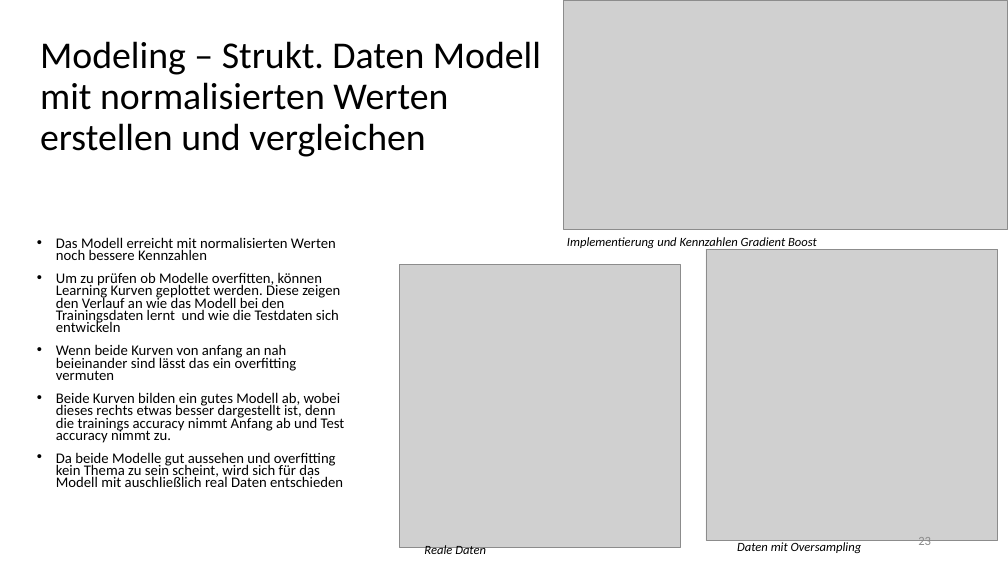
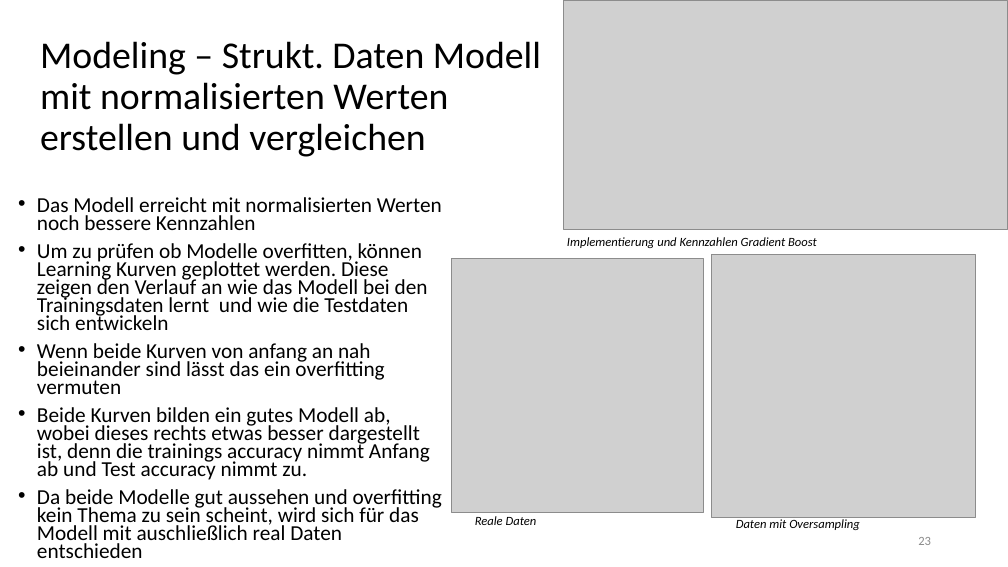
Before and after one commit to Flitschi7/big-data-management, a slide deck: slide 23 of Organisational/Dokumentation HHZ Rocket Project.pptx. Drawn at 1008x567 pixels with LibreOffice and Linux fonts; fonts in the diff are those of the drawing; grey boxes stand for pictures. Boxes give left, top, right and bottom in pixels: in the first picture for what was removed or moved away, otherwise in the second. Text is boxed around its words. In the diff, an @@ line names an element or a change of style, - is before the commit and + after.

```diff
--- a/Organisational/Dokumentation HHZ Rocket Project.pptx
+++ b/Organisational/Dokumentation HHZ Rocket Project.pptx
@@ text "Das Modell erreicht mit normalisierten ...": place and size @@
-text "Das Modell erreicht mit normalisierten ..." at [56, 237, 345, 487]
+text "Das Modell erreicht mit normalisierten ..." at [37, 197, 442, 558]
@@ text "Das Modell erreicht mit normalisierten ..." at [37, 197, 442, 558]: size 14 to 20.3 pt @@
@@ picture: place and size @@
-picture at [400, 264, 681, 547]
+picture at [452, 258, 703, 512]
@@ picture: place and size @@
-picture at [706, 249, 998, 541]
+picture at [712, 254, 976, 518]
@@ text "Reale Daten": place and size @@
-text "Reale Daten" at [424, 545, 486, 557]
+text "Reale Daten" at [475, 516, 537, 525]
@@ text "Daten mit Oversampling": place and size @@
-text "Daten mit Oversampling" at [737, 540, 862, 553]
+text "Daten mit Oversampling" at [736, 517, 860, 530]
```
Also in this commit, not shown: 14 other slides changed.
